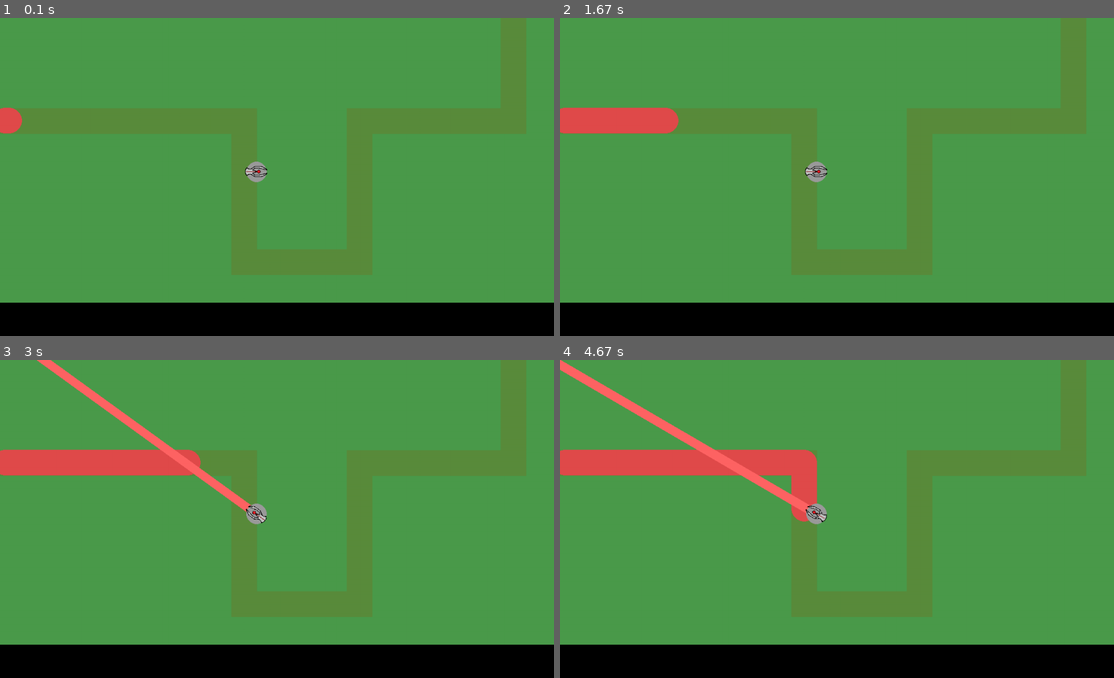
Above: before the commit, frames 1-4 (two rows, left to right).
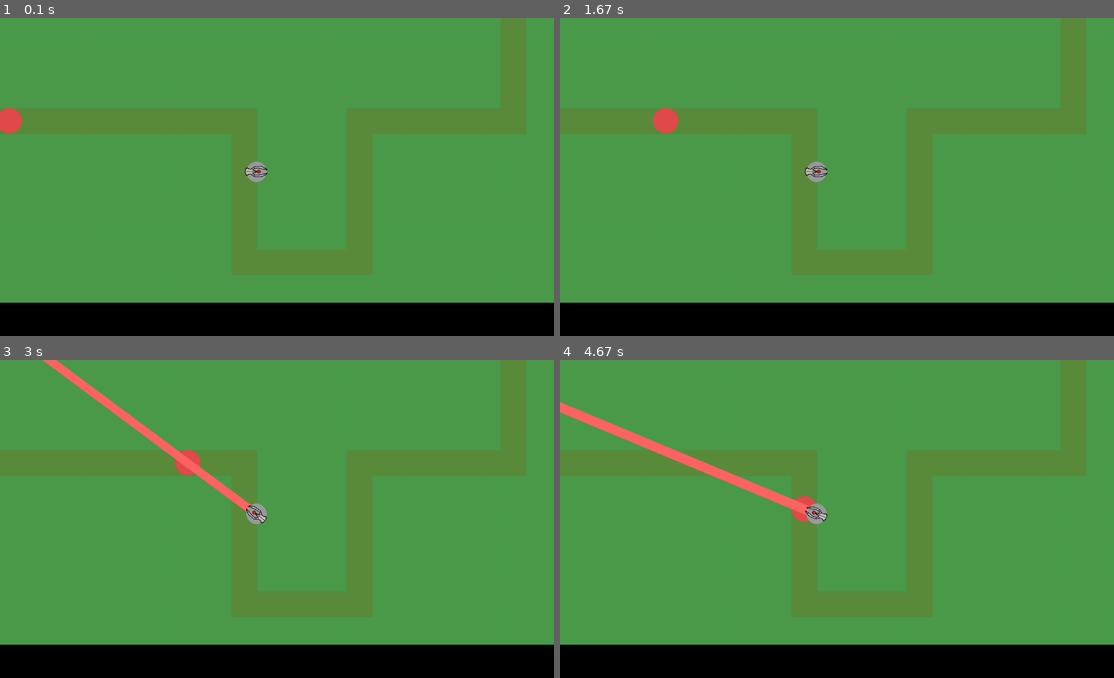
Above: after the commit, the same moments.

Repository: rhit-catapult/pygameproject-team0
Game: pygame game, started from project.py
The game is run twice, just before and just after one commit, with the same random seed, the same clock (stepped at 60 frames per second) and the same inputs.
Inputs:
- Up to frame 1 (0.1 s): no input
- Up to frame 2 (1.67 s): no input
- Up to frame 3 (3 s): no input
- Up to frame 4 (4.67 s): no input

The runs differ from the first frame. In frame 1, less than 0.1% of the frame differs, in the area x 0-2%, y 28-37%; in frame 2, 1.4%; in frame 3, 3.2%; in frame 4, 6.3%, in the area x 0-49%, y 0-51%.

Commit message:
Path updates

Diff:
--- a/project.py
+++ b/project.py
@@ -224,9 +224,10 @@
 
 
         waves +=1
-        spawns.spawns(4)
+        spawns.spawns(1)
         activeEnemies = spawns.getList()
         gamestate = False
+        spawns.updateState(gamestate)
         for enemy1 in activeEnemies:
             enemy1.move()
             enemy1.draw()
--- /dev/null
+++ b/reid-current.py
@@ -0,0 +1,160 @@
+#s
+import pygame
+import sys
+import random
+import time
+import math
+
+
+        # TODO: Add your project code
+
+        # TODO: Add the map, and UI
+
+        # TODO: LEARN TO TURN
+
+        # TODO: Add enemies, towers, projectiles
+
+        # TODO: Add lives, money, waves
+#:) sdf
+lives = 100
+money = 500
+waves = 0
+gamestate = 0
+class ui:
+    def __init__(self,screen):
+        self.screen = screen
+        self.buy1x = 100
+        self.buy2x = 400
+        self.buy3x = 700
+        self.buyy = 900
+    def draw(self):
+        pygame.draw.rect(self.screen, (0,0,0),(0,555,1080,75))
+
+    def purchase(self,mousex,mousey,mouseDown):
+        if mouseDown: #boolean
+            if mousey >= self.buyy and mousey:
+                if mousex >= self.buy1x-20 and mousey <= self.buy1x:
+                    return 1
+
+
+class path: # TODO: Make enemies move on the path
+    def __init__(self, screen):
+        self.screen = screen
+    def draw(self):
+        pygame.draw.line(self.screen, (90, 140, 60), (0, 200),(500, 200),50)
+        pygame.draw.line(self.screen, (90, 140, 60), (475, 180), (475, 500), 50)
+        pygame.draw.line(self.screen, (90, 140, 60), (475, 475), (725, 475), 50)
+        pygame.draw.line(self.screen, (90, 140, 60), (700, 475), (700, 176), 50)
+        pygame.draw.line(self.screen, (90, 140, 60), (700, 200), (1025, 200), 50)
+        pygame.draw.line(self.screen, (90, 140, 60), (1000, 200), (1000, 0), 50)
+class enemy:
+    def __init__(self, screen, color, x, y, radius, speed_x, speed_y):
+        self.screen = screen
+        self.color = color
+        self.x = x
+        self.y = y
+        self.radius = radius
+        self.speed_x = speed_x
+        self.speed_y = speed_y
+
+    def move(self):
+        self.y = self.y + self.speed_y
+        self.x = self.x + self.speed_x
+
+        if self.x <= 470 and self.y == 200:
+            self.speed_x = 2
+        elif 475 <= self.x <= 500 and self.y <= 470:
+            self.speed_x = 0
+            self.speed_y = 2
+        elif self.x <= 700 and self.y >= 475:
+            self.speed_x = 2
+            self.speed_y = 0
+        elif self.y >= 475 and self.x <= 1000:
+            self.speed_x = 0
+            self.speed_y = -2
+        elif self.y <= 200 and self.x < 1000:
+            self.speed_x = 2
+            self.speed_y = 0
+        elif self.x >= 1000 and self.y >= 200:
+            self.speed_x = 0
+            self.speed_y = -2
+
+    def draw(self):
+        pygame.draw.circle(self.screen, (225,75, 75), (self.x, self.y),
+                 25)
+
+class beamTurret:
+    def __init__(self,screen,x,y,angle,fireState,fa,fc):
+        self.screen =screen
+        self.x =x
+        self.y = y
+        self.angle = angle
+        self.clock = pygame.time.Clock()
+        self.fireState = fireState#True/False
+        self.image = pygame.image.load('TowerDef_BeamTurret.png')
+        self.baseImage = pygame.image.load('TowerDef_BeamTurret.png')
+
+    def draw(self):
+        pygame.draw.circle(self.screen,(155,155,155),(self.x, self.y),10)
+        self.screen.blit(self.image,(self.x-(self.image.get_width()/2), self.y-(self.image.get_height()/2)))
+    def turn(self, angle):
+        self.image = pygame.transform.rotate(self.baseImage,angle)
+        self.angle = angle
+    def shoot(self):
+        pygame.draw.line(self.screen,(255,100,100), ((((self.y + (math.sin(math.radians(self.angle)))*-10)),
+                         (self.x+(math.cos(math.radians(self.angle)))*-10))),
+                         (((self.y + (math.sin(math.radians(self.angle)))*-600)),
+                         (self.x+(math.cos(math.radians(self.angle)))*-600)),20)
+    def targetEnemy(self): #TARGET FIRST ENEMY
+        hitbox = pygame.draw.circle(self.screen,(0,0,0),(self.x, self.y),(300))
+
+
+def main():
+    # turn on pygame
+    pygame.init()
+    # create a screen
+    pygame.display.set_caption("Tower Defense")
+    # TODO: Change the size of the screen as you see fit!
+    screen = pygame.display.set_mode((1080, 620))
+    # let's set the framerate
+    clock = pygame.time.Clock()
+    PTH = path(screen)
+    UI = ui(screen)
+    ion = 0
+    test = beamTurret(screen, 50, 50,0.0,False,0,0)
+    my_enemy = enemy(screen, (0, 0, 0), 5, 200, 50, 0, 0)
+    while True:
+        for event in pygame.event.get():
+            if event.type == pygame.QUIT:
+                sys.exit()
+        clock.tick(60)
+
+        # TODO: Add you events code
+
+        # TODO: Fill the screen with whatever background color you like!
+        screen.fill((75, 155, 75))
+
+        PTH.draw()
+        UI.draw()
+
+        my_enemy.draw()
+        my_enemy.move()
+        test.draw()
+        key = pygame.key.get_pressed()
+        if key[pygame.K_SPACE]:
+            test.targetEnemy()
+            test.shoot()
+        if key[pygame.K_RIGHT]:
+            test.turn(ion)
+            ion += 10
+        if key[pygame.K_LEFT]:
+            test.turn(ion)
+            ion -= 10
+
+
+
+
+        # don't forget the update, otherwise nothing will show up!
+        pygame.display.update()
+
+main()
